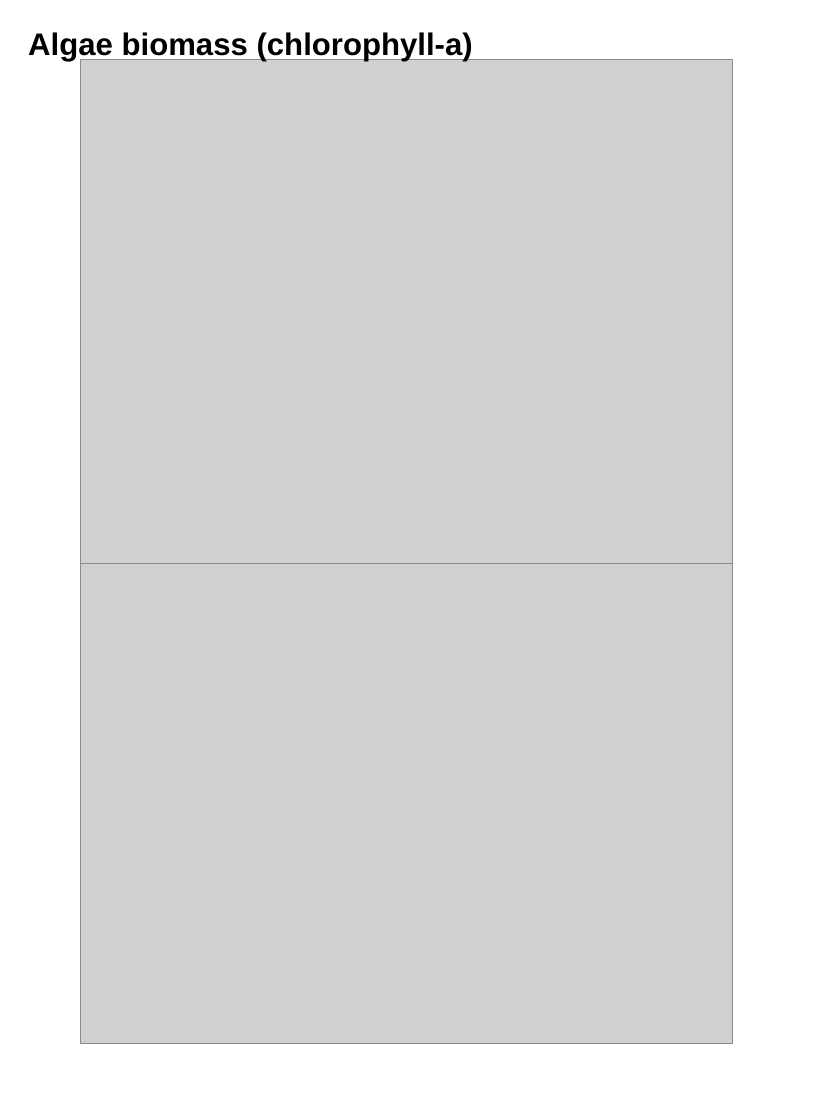
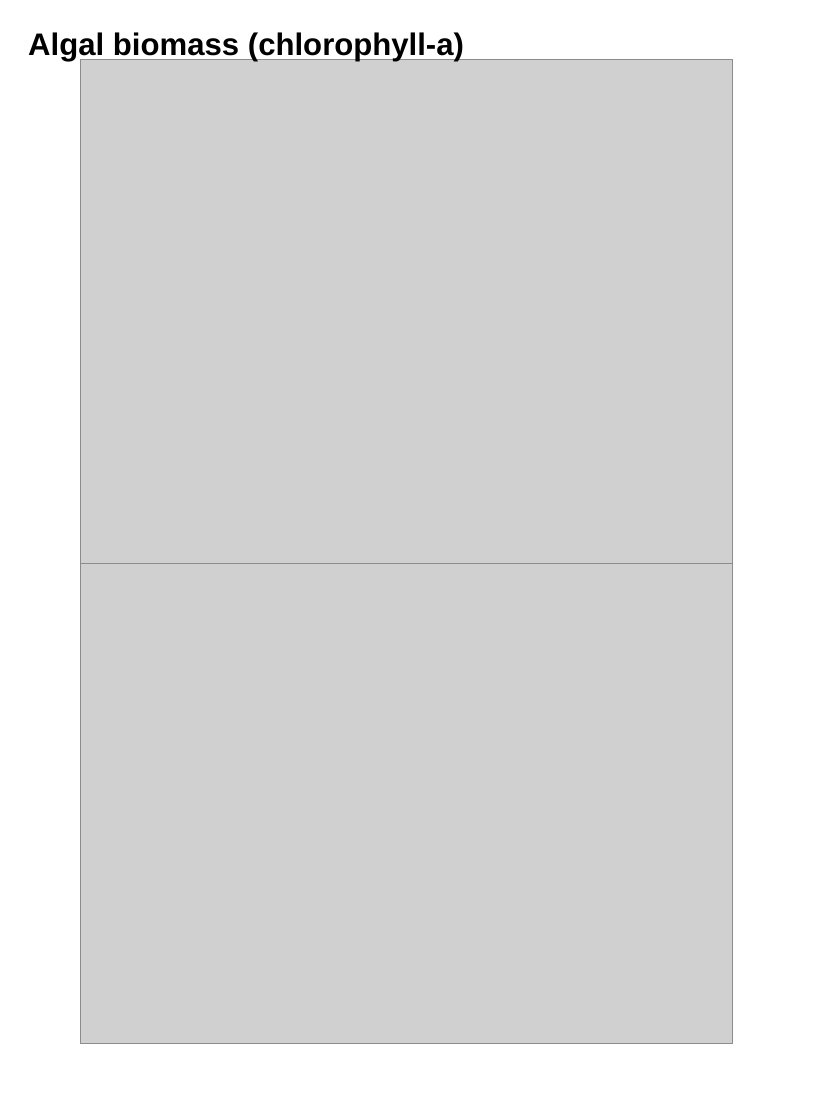
Before and after one commit to cont-limno/CitizenMonitoringLAGOSNE, a slide deck: slide 4 of ExportedFigures/Maps.pptx. Drawn at 840x1120 pixels with LibreOffice and Linux fonts; fonts in the diff are those of the drawing; grey boxes stand for pictures. Boxes give left, top, right and bottom in pixels: in the first picture for what was removed or moved away, otherwise in the second. Text is boxed around its words. In the diff, an @@ line names an element or a change of style, - is before the commit and + after.

Commit message:
update algae to algal

```diff
--- a/ExportedFigures/Maps.pptx
+++ b/ExportedFigures/Maps.pptx
@@ text at (28, 32, 464, 61): text changed @@
-Algae biomass (chlorophyll-a)
+Algal biomass (chlorophyll-a)
```
